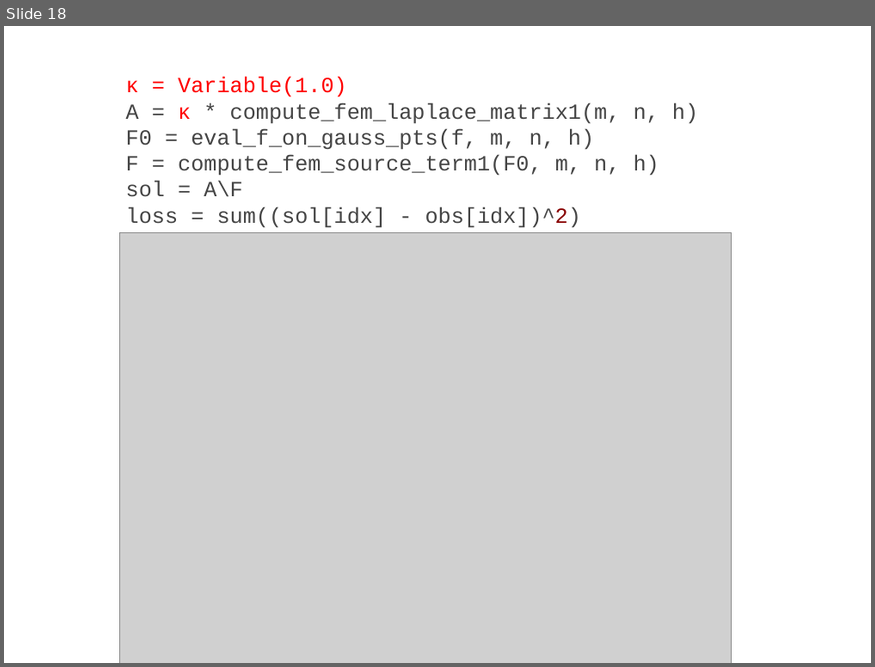
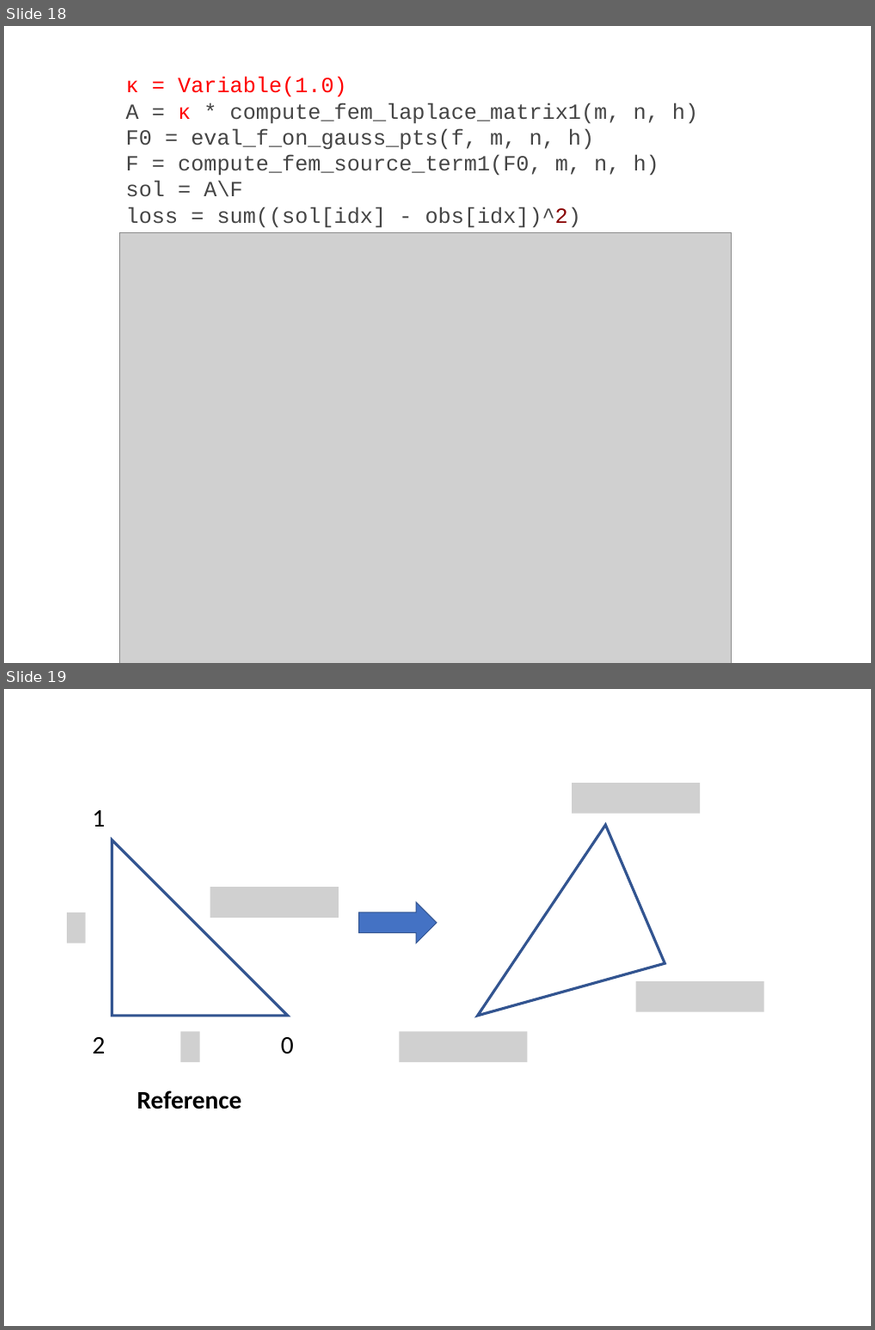
Before and after one commit to ADCMEMarket/ADCMEImages, a slide deck: Slides/figures.pptx. Shown one above the other, each under a label of ours: slide 18 before the commit, slides 18 and 19 after it. The pictures are 875x667 and 875x1330 pixels, drawn with LibreOffice and Linux fonts; fonts in the diff are those of the drawing; grey boxes stand for pictures. Boxes give left, top, right and bottom in pixels: in the first picture for what was removed or moved away, otherwise in the second. Text is boxed around its words. In the diff, an @@ line names an element or a change of style, - is before the commit and + after.

```diff
--- a/Slides/figures.pptx
+++ b/Slides/figures.pptx
@@ slide 19 added at [4,689,871,1326], background #FFFFFF @@
@@ picture added at [572,783,700,813] @@
@@ text added at [93,810,105,827], 28 pt, text #000000 @@
+1
@@ triangle added at [112,839,288,1016], outline #325491 3 pt @@
@@ triangle added at [437,820,665,1016], outline #325491 3 pt @@
@@ picture added at [210,887,339,917] @@
@@ picture added at [67,913,86,944] @@
@@ right arrow added at [359,902,437,944], fill #4472C4, outline #325491 1 pt @@
@@ picture added at [636,981,764,1012] @@
@@ text added at [93,1037,105,1054], 28 pt, text #000000 @@
+2
@@ picture added at [181,1032,200,1062] @@
@@ text added at [281,1037,294,1055], 28 pt, text #000000 @@
+0
@@ picture added at [399,1032,527,1062] @@
@@ text added at [137,1091,242,1110], 28 pt, text #000000, bold @@
+Reference
```
Also in this commit, not shown: 2 other slides added, 1 other file.
